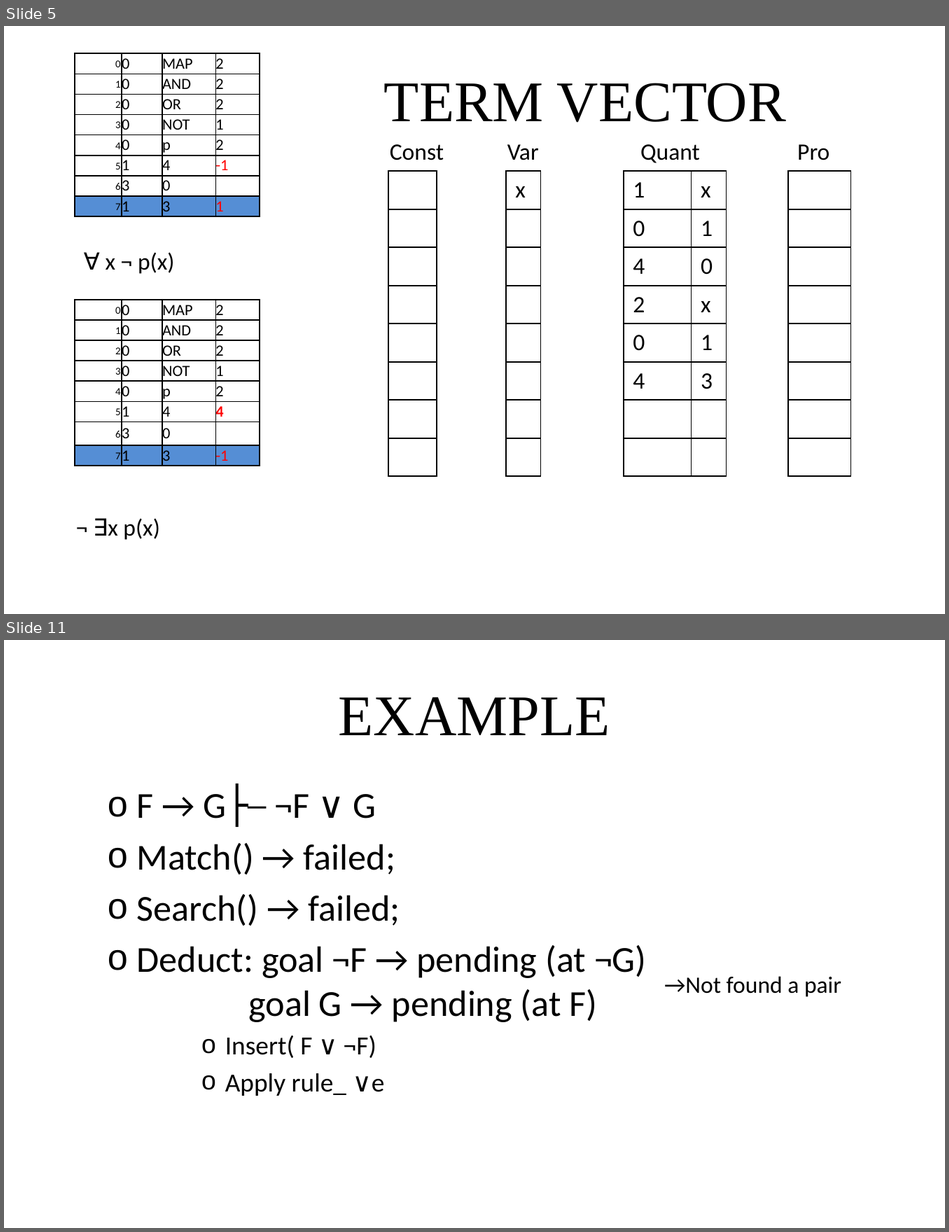
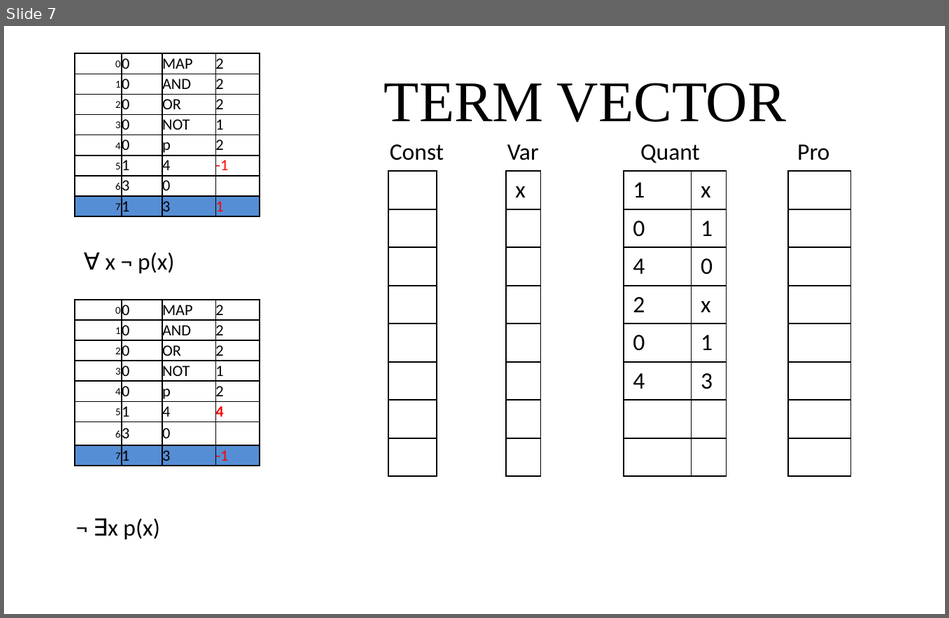
Before and after one commit to giang-rocker/logic, a slide deck: Report/SUY LUẬN TỰ NHIÊN.pptx. Shown one above the other, each under a label of ours: slides 5 and 11 before the commit, slide 7 after it; the slides between them are not shown. The pictures are 949x1232 and 949x618 pixels, drawn with LibreOffice and Linux fonts; fonts in the diff are those of the drawing. Boxes give left, top, right and bottom in pixels: in the first picture for what was removed or moved away, otherwise in the second. Text is boxed around its words. In the diff, an @@ line names an element or a change of style, - is before the commit and + after.

```diff
--- a/Report/SUY LUẬN TỰ NHIÊN.pptx
+++ b/Report/SUY LUẬN TỰ NHIÊN.pptx
@@ slide 11 removed at (x1=4, y1=640, x2=945, y2=1228), background #FFFFFF @@
@@ title removed at (x1=339, y1=697, x2=610, y2=735) @@
-EXAMPLE
@@ text removed at (x1=137, y1=794, x2=647, y2=1096) @@
-  o F → G├─ ¬F ∨ G
-  o Match() → failed;
-  o Search() → failed;
-  o Deduct: goal ¬F → pending (at ¬G)
-    goal G → pending (at F)
-      o Insert( F ∨ ¬F)
-      o Apply rule_ ∨e
@@ text removed at (x1=664, y1=976, x2=841, y2=997) @@
-→Not found a pair
@@ what was slide 5 is now slide 7 @@
```
Also in this commit, not shown: 2 slides changed, 19 slides added, 5 other slides removed, 1 other file.
